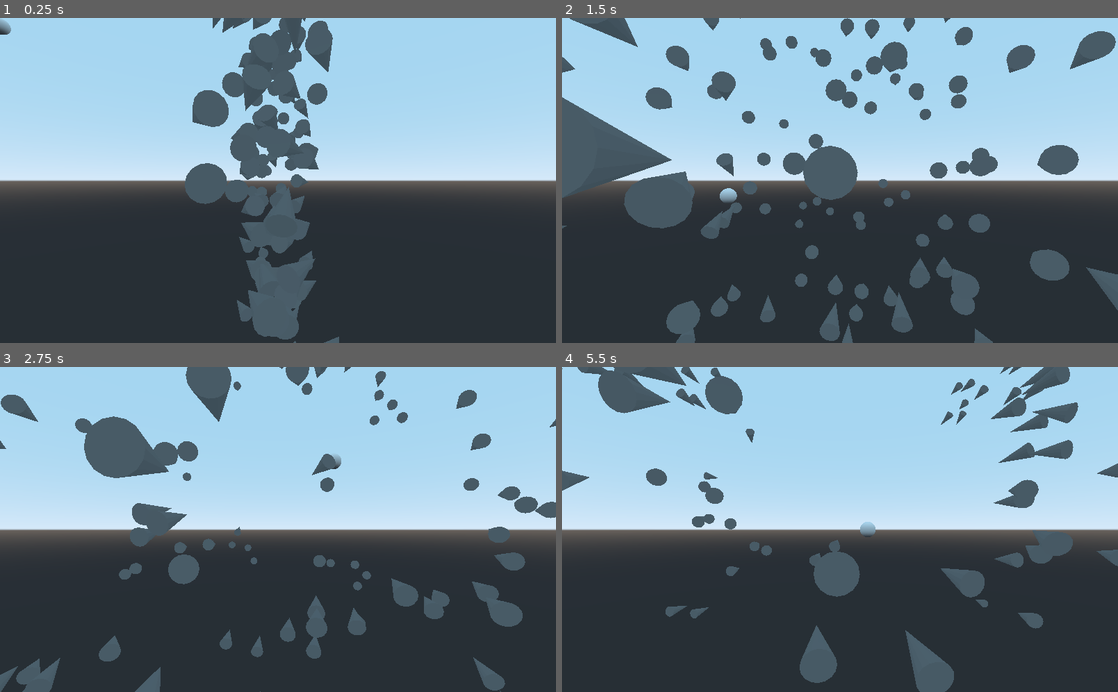
Above: before the commit, frames 1-4 (two rows, left to right).
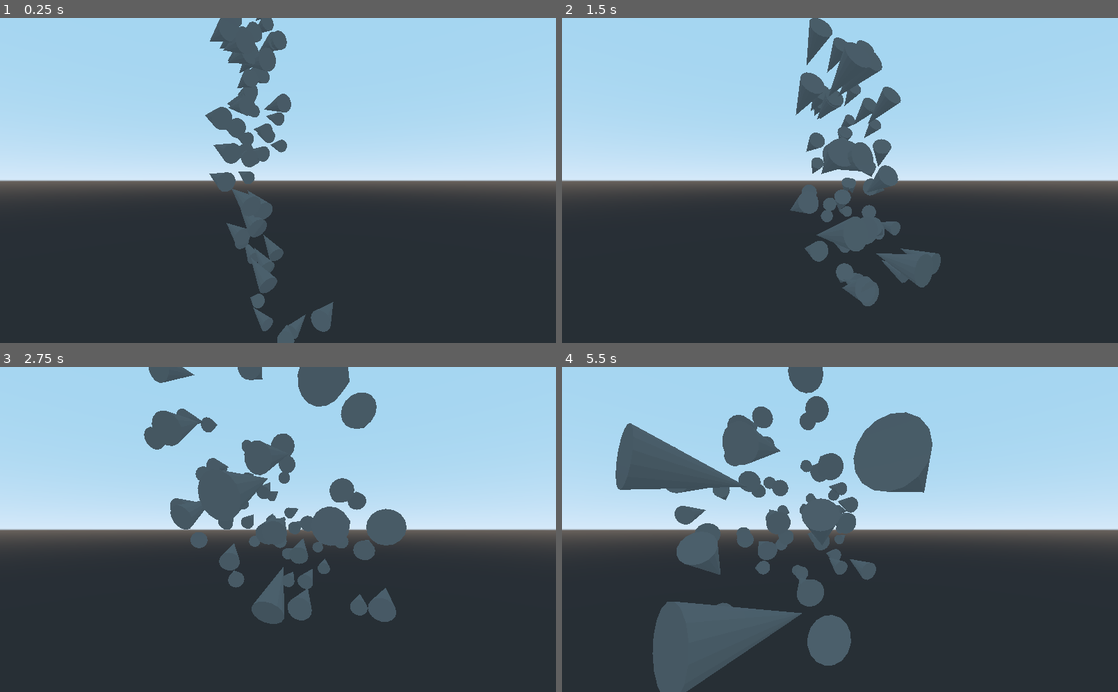
Above: after the commit, the same moments.

Repository: FlanGrande/BoidsGodotNode3D
Game: Godot game, scene res://BoidNode3D.tscn
Same seed, same stepped clock (60 frames per second), same inputs: the game is played once before the commit and once after it.
Inputs (mouse positions are in pixels of both pictures, inside the frame that each line leads up to):
- Up to frame 1 (0.25 s): no input
- Up to frame 2 (1.5 s): move the mouse to (962, 164) at 0.52 s; move the mouse to (728, 196) at 1.27 s
- Up to frame 3 (2.75 s): move the mouse to (333, 458) at 2.02 s
- Up to frame 4 (5.5 s): move the mouse to (812, 594) at 2.77 s; move the mouse to (1006, 578) at 3.52 s; move the mouse to (673, 480) at 4.27 s; move the mouse to (867, 529) at 5.02 s

The runs differ from the first frame. In frame 1, 9.9% of the frame differs, in the area x 0-61%, y 0-100%; in frame 2, 21%; in frame 3, 20%; in frame 4, 25%, in the area x 0-100%, y 0-100%.

Commit message:
Added a few more debugging options.
Parameter to hide mouse sphere.
Parameter to enable debug output.

Diff:
--- a/BoidNode.gd
+++ b/BoidNode.gd
@@ -59,6 +59,7 @@
 var boids = []
 var mouse_sphere_mesh : MeshInstance
 var mouse_sphere_kinematicbody = KinematicBody.new()
+export(bool) var mouseSphereVisible = false
 
 var debug_modeIG : ImmediateGeometry
 
@@ -77,6 +78,7 @@
 		mouse_sphere_mesh.mesh = SphereMesh.new()
 		mouse_sphere_kinematicbody.translation = Vector3()
 		mouse_sphere_kinematicbody.move_lock_z = true
+		mouse_sphere_kinematicbody.visible = mouseSphereVisible
 		mouse_sphere_kinematicbody.add_child(mouse_sphere_mesh)
 
 	add_child(mouse_sphere_kinematicbody)
--- a/BoidNode3D.gd
+++ b/BoidNode3D.gd
@@ -1,10 +1,12 @@
 extends Spatial
 
+export var debug = false
 var timer
 
 # Called when the node enters the scene tree for the first time.
 func _ready():
-	timer = Timer.new()
-	timer.connect("timeout", $BoidNode3D, "OnDebugTimerTimeout")
-	add_child(timer)
-	timer.start(1.0)
+	if(debug):
+		timer = Timer.new()
+		timer.connect("timeout", $BoidNode3D, "OnDebugTimerTimeout")
+		add_child(timer)
+		timer.start(1.0)
--- a/BoidNode3D.tscn
+++ b/BoidNode3D.tscn
@@ -12,19 +12,19 @@
 script = ExtResource( 1 )
 debugMode = true
 window_width = 2.0
-z_offset = -200.0
-numBoids = 120
-visualRange = 10.0
-keepWithinBoundsFactor = 0.1
+forward_depth = 8.0
+z_offset = -300.0
+numBoids = 60
+visualRange = 20.0
 flyTowardsCenterFactor = 0.001
-avoidOthersMinDistance = 4.0
+avoidOthersMinDistance = 6.0
 avoidOthersFactor = 0.02
 matchVelocityFactor = 0.01
 speedLimit = 0.8
 mouseInteractionsEnabled = true
-flyTowardsMouseFactor = 0.03
-flyTowardsMouseVisualRange = 8.0
-avoidMouseMinDistance = 4.0
+flyTowardsMouseFactor = 0.02
+flyTowardsMouseVisualRange = 50.0
+avoidMouseMinDistance = 20.0
 avoidMouseFactor = 0.02
 trailMaterial = ExtResource( 2 )
 boidHistoryLength = 200
@@ -34,5 +34,3 @@
 current = true
 near = 0.01
 far = 1000.0
-
-[node name="MeshInstance" type="MeshInstance" parent="."]
